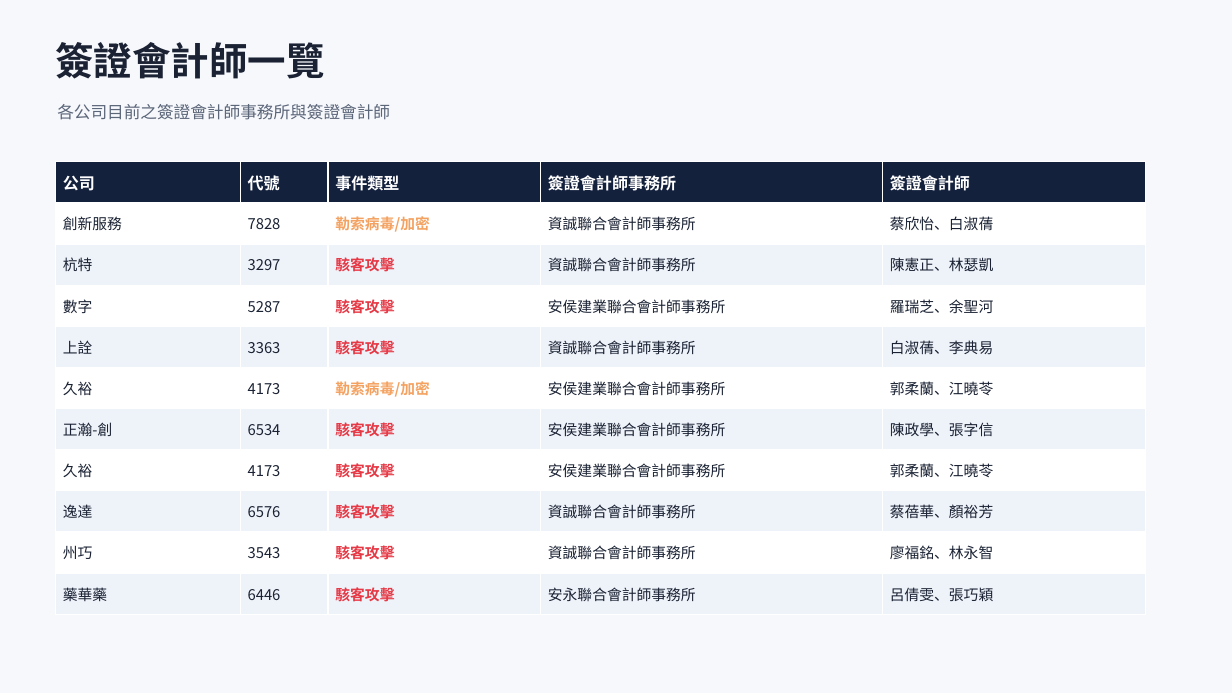
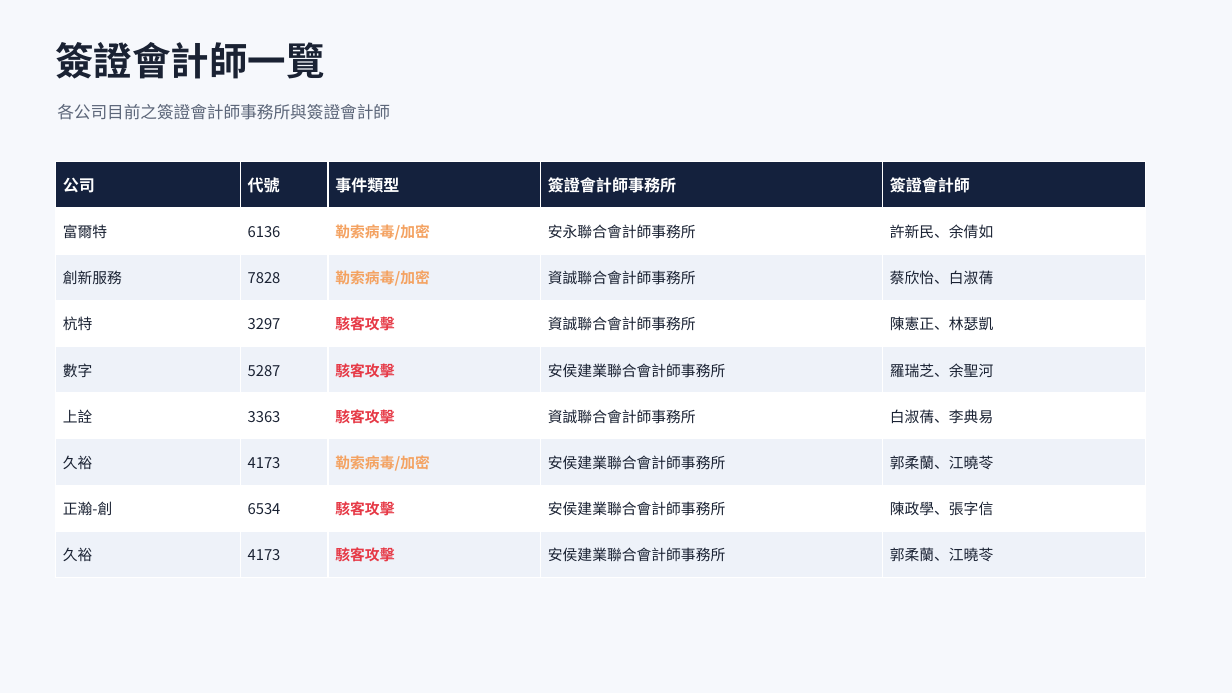
Before and after one commit to Johnnylin77/mops-isec-monitor, a slide deck: slide 4 of 資安事件因應分析.pptx. Drawn at 1232x693 pixels with LibreOffice and Linux fonts; fonts in the diff are those of the drawing. Boxes give left, top, right and bottom in pixels: in the first picture for what was removed or moved away, otherwise in the second. Text is boxed around its words. In the diff, an @@ line names an element or a change of style, - is before the commit and + after.

```diff
--- a/資安事件因應分析.pptx
+++ b/資安事件因應分析.pptx
@@ table at (x1=55, y1=162, x2=1146, y2=578) @@
+row 2: 富爾特 | 6136 | 勒索病毒/加密 | 安永聯合會計師事務所 | 許新民、余倩如
-row 9: 逸達 | 6576 | 駭客攻擊 | 資誠聯合會計師事務所 | 蔡蓓華、顏裕芳
-row 10: 州巧 | 3543 | 駭客攻擊 | 資誠聯合會計師事務所 | 廖福銘、林永智
-row 11: 藥華藥 | 6446 | 駭客攻擊 | 安永聯合會計師事務所 | 呂倩雯、張巧穎
```
Also in this commit, not shown: 5 other slides changed, 1 slide removed, 2 other files.
